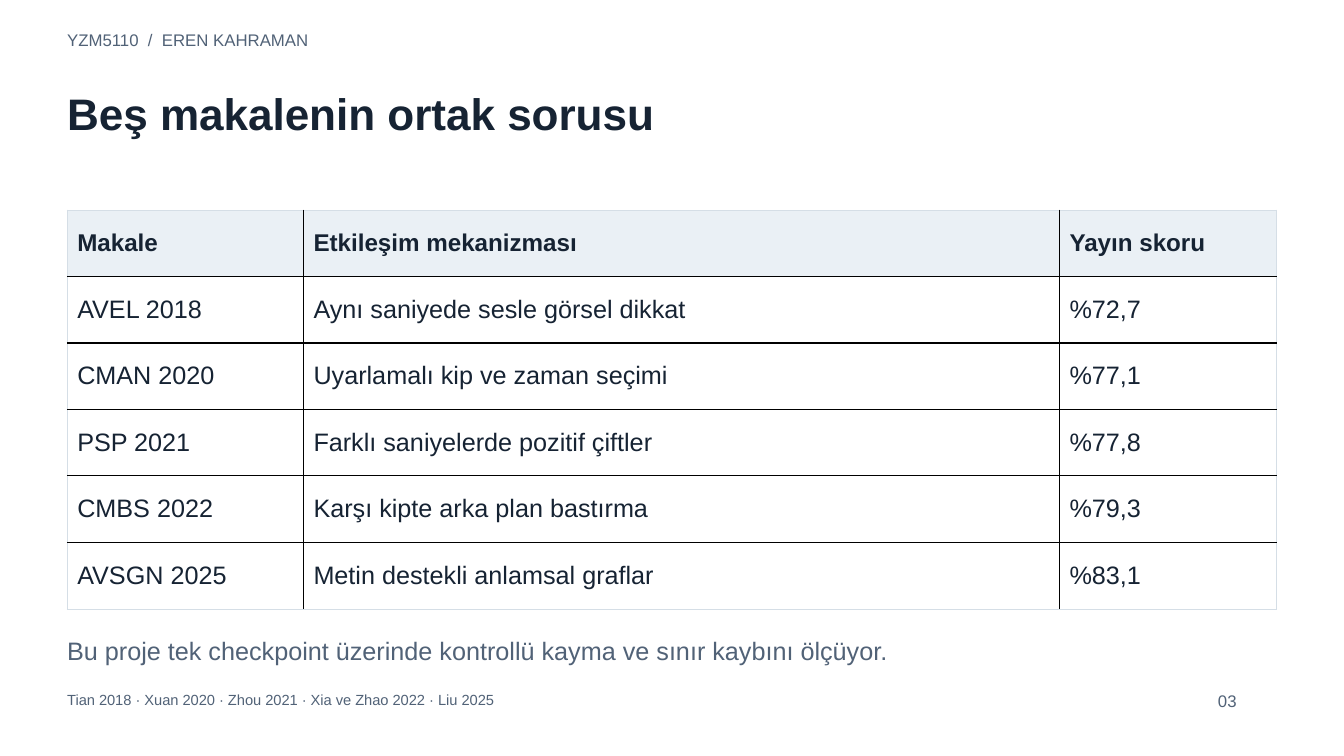
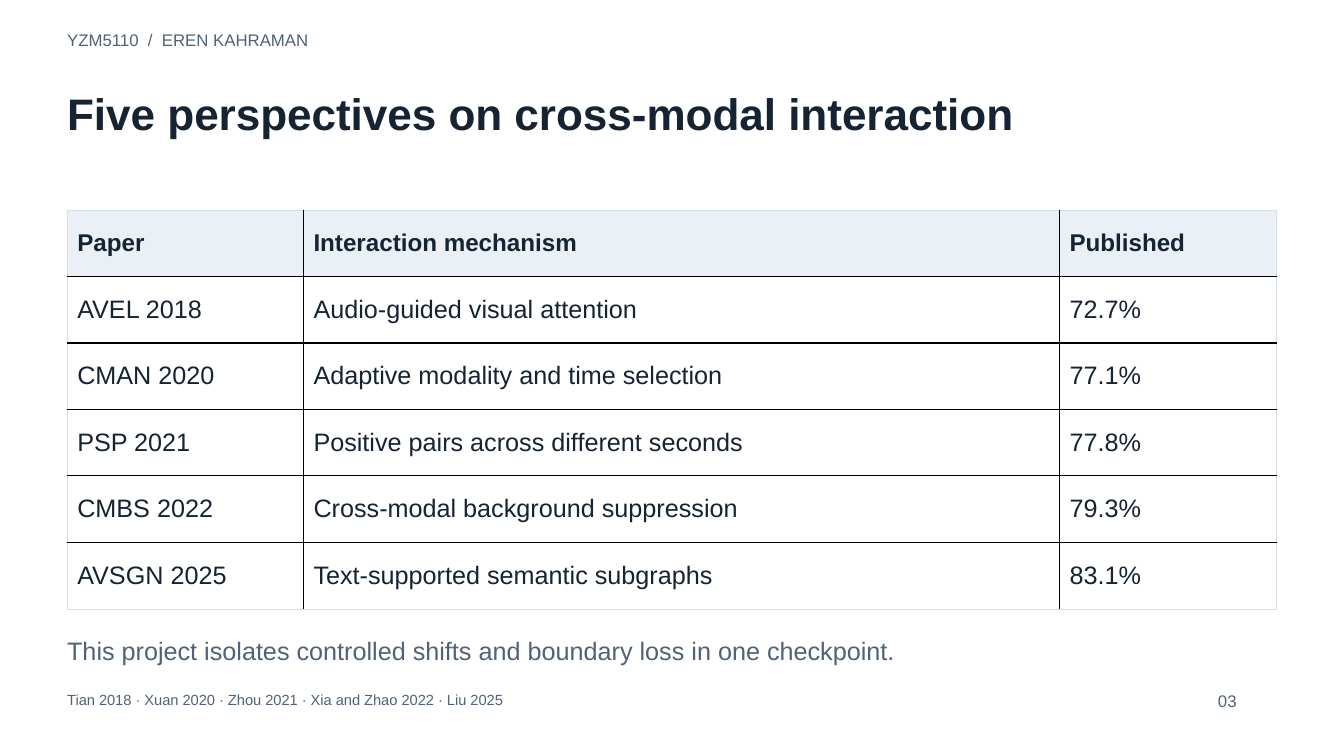
Before and after one commit to yasarkasa/yzm5110-ave-audio-shifts, a slide deck: slide 3 of output/slides/Kahraman_YZM5110_Presentation.pptx. Drawn at 1344x756 pixels with LibreOffice and Linux fonts; fonts in the diff are those of the drawing. Boxes give left, top, right and bottom in pixels: in the first picture for what was removed or moved away, otherwise in the second. Text is boxed around its words. In the diff, an @@ line names an element or a change of style, - is before the commit and + after.

```diff
--- a/output/slides/Kahraman_YZM5110_Presentation.pptx
+++ b/output/slides/Kahraman_YZM5110_Presentation.pptx
@@ text at box(67, 98, 1013, 138): text changed @@
-Beş makalenin ortak sorusu
+Five perspectives on cross-modal interaction
@@ table at box(68, 210, 1277, 609) @@
-row 1: Makale | Etkileşim mekanizması | Yayın skoru
+row 1: Paper | Interaction mechanism | Published
-row 2, column 2: Aynı saniyede sesle görsel dikkat
+row 2, column 2: Audio-guided visual attention
-row 2, column 3: %72,7
+row 2, column 3: 72.7%
-row 3, column 2: Uyarlamalı kip ve zaman seçimi
+row 3, column 2: Adaptive modality and time selection
-row 3, column 3: %77,1
+row 3, column 3: 77.1%
-row 4, column 2: Farklı saniyelerde pozitif çiftler
+row 4, column 2: Positive pairs across different seconds
-row 4, column 3: %77,8
+row 4, column 3: 77.8%
-row 5, column 2: Karşı kipte arka plan bastırma
+row 5, column 2: Cross-modal background suppression
-row 5, column 3: %79,3
+row 5, column 3: 79.3%
-row 6, column 2: Metin destekli anlamsal graflar
+row 6, column 2: Text-supported semantic subgraphs
-row 6, column 3: %83,1
+row 6, column 3: 83.1%
@@ text at box(67, 641, 894, 666): text changed @@
-Bu proje tek checkpoint üzerinde kontrollü kayma ve sınır kaybını ölçüyor.
+This project isolates controlled shifts and boundary loss in one checkpoint.
@@ text at box(67, 694, 503, 705): text changed @@
-Tian 2018 · Xuan 2020 · Zhou 2021 · Xia ve Zhao 2022 · Liu 2025
+Tian 2018 · Xuan 2020 · Zhou 2021 · Xia and Zhao 2022 · Liu 2025
```
Also in this commit, not shown: 14 other slides changed, 12 other files.
